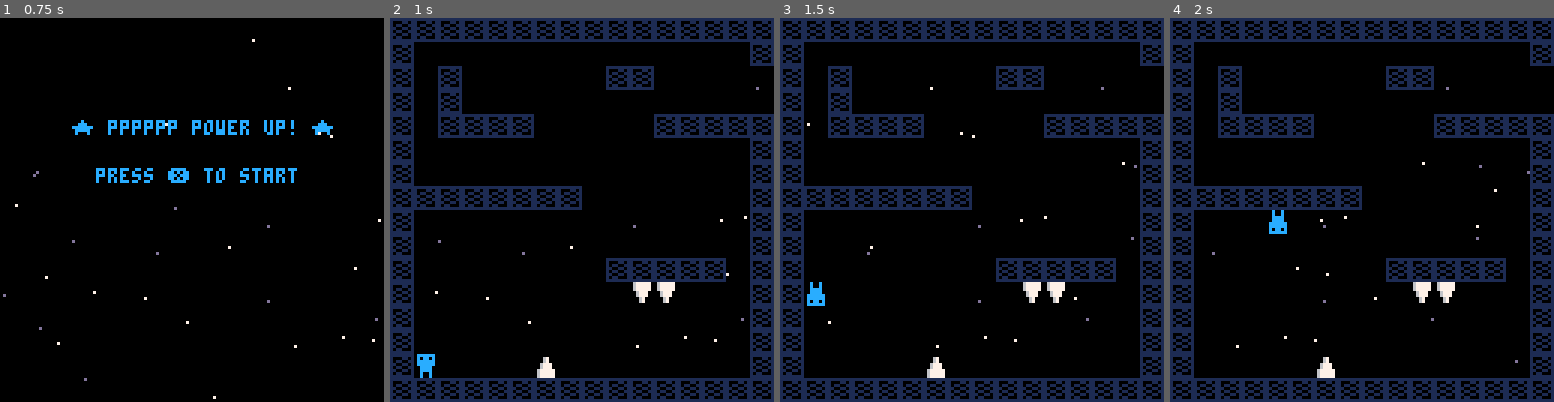
Above: before the commit, frames 1-4 (left to right).
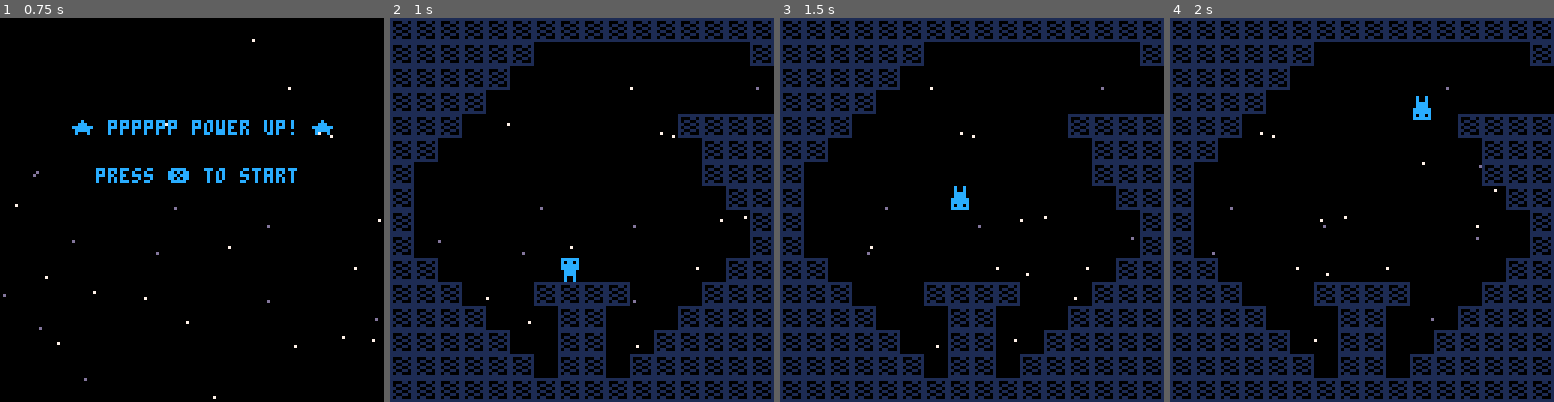
Above: after the commit, the same moments.

Repository: MokonaNico/PICO8_PPPPPP
Game: PICO-8 cartridge pppppp.p8
Two runs of this game, one before a commit and one after it. Both use one fixed random seed, a clock stepped at 60 frames per second and the inputs below.
Inputs:
- Up to frame 1 (0.75 s): tap X (X key) at 0.33 s
- Up to frame 2 (1 s): no input
- Up to frame 3 (1.5 s): tap X (X key) at 1.07 s
- Up to frame 4 (2 s): hold Right from 1.6 s (still down); tap X (X key) at 1.85 s

Frame 1 is identical in both runs. In frame 2, 21% of the frame differs, in the area x 6-94%, y 6-94%; in frame 3, 21%; in frame 4, 21%.

Commit message:
collision updated !

Diff:
--- a/pppppp.p8
+++ b/pppppp.p8
@@ -4,16 +4,15 @@
 --uuuuuu
 --by mokonanico
 
---[[
-to do list :
--main menu
--respawn point
--end title
--more platform
--music
---]]
-
-
+
+--to do list :
+
+--advanced collision (check
+-- pixel color)
+--respawn point
+--end title
+--more platform
+--music
 
 
 //0 -> menu
@@ -24,7 +23,6 @@
 function _init()
 	create_player()
 	create_stars()
-	init_respawn()
 end
 
 function _update()
@@ -35,6 +33,8 @@
 	elseif state == 1 then
 	 update_stars()
 		update_player()
+		update_checkpoint()
+		if(p.dead)coresume(c_blink)
 	elseif state == 2 then
 
 	end
@@ -45,8 +45,8 @@
 	cls()
 
 	if state == 0 then
+	 draw_stars()
 		draw_menu()
-		draw_stars()
 	elseif state == 1 then
 
 		draw_stars()
@@ -57,9 +57,7 @@
 		map(mapx,mapy,0,0,16,16)
 		palt(0,true)
 
-		draw_player()
-
-
+		if(do_draw_p) draw_player()
 
 	elseif state == 2 then
 
@@ -70,16 +68,23 @@
 -->8
 --player
 gravity=2
+sx=7
+sy=10
+spawn_coord={x=sx*8,y=sy*8}
 
 function create_player()
-	p={x=1*8,
-				y=14*8,
+	p={x=spawn_coord.x,
+				y=spawn_coord.y,
 				sprite=1,
 				speed=2,
-				grav=1}
+				grav=1,
+				dead=false}
+	do_draw_p=true
 end
 
 function update_player()
+	if(p.dead) return
+
 	newx=p.x
 	newy=p.y
 
@@ -105,13 +110,13 @@
  // object
  if check_col(p.x,p.y,1) then
  	// dead
-		respawn_player()
- end
-
- if check_col(p.x,p.y,2) then
- 	set_checkpoint()
- end
-
+ 	p.dead=true
+ 	if(p.grav==1) p.sprite=17
+ 	if(p.grav==-1)p.sprite=18
+ 	sfx(4)
+ 	c_blink=cocreate(blink)
+
+ end
 
  if (check_col(p.x,p.y-1,0) or
  				check_col(p.x,p.y+1,0)) and
@@ -123,22 +128,44 @@
 
 end
 
+function blink()
+	for i=1,6 do
+		if(i%2==0) do_draw_p=false
+		if(i%2==1) do_draw_p=true
+		for j=1,6 do
+			yield()
+		end
+	end
+	do_draw_p=true
+	respawn_player()
+end
+
 function draw_player()
-	spr(p.sprite,p.x%128,p.y%128)
+	dx=p.x%128
+	dy=p.y%128
+	spr(p.sprite,dx,dy)
 end
 
 function collision(x,y,flag)
 	mapx=flr(x/8)
 	mapy=flr(y/8)
 	tile_spr=mget(mapx,mapy)
-	return fget(tile_spr, flag)
+
+	if flag==0 then
+		return fget(tile_spr, flag)
+	else
+		return
+		 pget(x%128,y%128) != 0 and
+	  fget(tile_spr, flag)
+	end
 end
 
 function check_col(x,y,flag)
 	return collision(x,y,flag) or
 								collision(x+7,y,flag) or
 								collision(x,y+7,flag) or
-								collision(x+7,y+7,flag)
+								collision(x+7,y+7,flag) or
+								collision(x+3,y+3,flag)
 end
 
 function invert_grav()
@@ -180,23 +206,46 @@
 end
 -->8
 --respawn point handler
-last_check={x=0,y=0}
-
-function init_respawn()
-	last_check.x = p.x
-	last_check.y = p.y
-end
+last_check={x=-1,y=-1}
 
 function respawn_player()
-	p.x=last_check.x
-	p.y=last_check.y
+	if last_check.x==-1 then
+		p.x=spawn_coord.x
+		p.y=spawn_coord.y
+	else
+		p.x=last_check.x
+	 p.y=last_check.y
+	end
 	p.sprite=1
 	p.grav=1
-end
-
-function set_checkpoint()
-	last_check.x = p.x - (p.x%8)
-	last_check.y = p.y - (p.y%8)
+	p.dead=false
+end
+
+function set_checkpoint(x,y)
+	--reset last check point sprite
+	if last_check.x != -1 then
+		mapx=flr(last_check.x/8)
+  mapy=flr(last_check.y/8)
+  mset(mapx,mapy,8)
+	end
+	last_check.x = x - (x%8)
+	last_check.y = y - (y%8)
+	mapx=flr(x/8)
+ mapy=flr(y/8)
+ mset(mapx,mapy,9)
+ sfx(3)
+end
+
+function update_checkpoint()
+ if collision(p.x,p.y,2) then
+ 	set_checkpoint(p.x,p.y)
+ end
+ if collision(p.x+7,p.y,2) then
+ 	set_checkpoint(p.x+7,p.y)
+ end
+ if collision(p.x+3,p.y,2) then
+ 	set_checkpoint(p.x+3,p.y)
+ end
 end
 
 -->8
@@ -367,42 +416,44 @@
 
 
 __gff__
-0000000102020202040400000000000000000001000000000000000000000000000000010000000000000000000000000000000100000000000000000000000000000000000000000000000000000000000000000000000000000000000000000000000000000000000000000000000000000000000000000000000000000000
+0000000102020202040000000000000000000001000000000000000000000000000000010000000000000000000000000000000100000000000000000000000000000000000000000000000000000000000000000000000000000000000000000000000000000000000000000000000000000000000000000000000000000000
 0000000000000000000000000000000000000000000000000000000000000000000000000000000000000000000000000000000000000000000000000000000000000000000000000000000000000000000000000000000000000000000000000000000000000000000000000000000000000000000000000000000000000000
 __map__
-0303030303030303030303030303030303030303030303030303030303030303030303030303030303030303030303030303030303030303030303030303030303030303030303030303030303030303030303030303030303030303030303030303030303030303030303030303030303030303030303030303030303030303
-0300000000000000000000000000000303000000000000050500000000000003030505050505050505050505050505030300000000000000000000000000000000000000000000000000000000000000000000000000000000000000000000000000000000000000000000000000000000000000000000000000000000000003
-0300030000000000000303000000000000000000000000000000000000000003030000000000000000000000000000030303000000000000000000000000000000000000000000000000000000000000000000000000000000000000000000000000000000000000000000000000000000000000000000000000000000000003
-0300030000000000000000000000000000080000000000000000000000000000000000000000000000000000000000000000000000000000000000000000000000000000000000000000000000000000000000000000000000000000000000000000000000000000000000000000000000000000000000000000000000000003
-0300030303030000000000030303030303030004040000000000000404000000000800000000000303000000000000000000000000000000000000000000000000000000000000000000000000000000000000000000000000000000000000000000000000000000000000000000000000000000000000000000000000000003
-0300000000000000000000000000000303030303030303030303030303030303030300000000000000000000000000030303000000000000000000000000000000000000000000000000000000000000000000000000000000000000000000000000000000000000000000000000000000000000000000000000000000000003
-0300000000000000000000000000000303000000000000000000000000000003030000000000000000000000000000030300000000000000000000000000000000000000000000000000000000000000000000000000000000000000000000000000000000000000000000000000000000000000000000000000000000000003
-0303030303030303000000000000000303000000000000000000000000000003030000000000000000000000000000030300000000000000000000000000000000000000000000000000000000000000000000000000000000000000000000000000000000000000000000000000000000000000000000000000000000000003
-0300000000000000000000000000000303000000000000000000000000000003030000000000000000000000000000030300000000000000000000000000000000000000000000000000000000000000000000000000000000000000000000000000000000000000000000000000000000000000000000000000000000000003
-0300000000000000000000000000000303000000000000000000000000000003030000000000000000000000000000030300000000000000000000000000000000000000000000000000000000000000000000000000000000000000000000000000000000000000000000000000000000000000000000000000000000000003
-0300000000000000000303030303000303000000000000000000000000000003030000030300000000000003030000030300000000000000000000000000000000000000000000000000000000000000000000000000000000000000000000000000000000000000000000000000000000000000000000000000000000000003
-0300000000000000000005050000000303000000000000000000000000000003030000000000000000000000000000030300000000000000000000000000000000000000000000000000000000000000000000000000000000000000000000000000000000000000000000000000000000000000000000000000000000000003
-0300000000000000000000000000000303000000000000000000000000000003030000000000000000000000000000030300000000000000000000000000000000000000000000000000000000000000000000000000000000000000000000000000000000000000000000000000000000000000000000000000000000000003
-0300000000000000000000000000000303000000000000000000000000000003030000000000000000000000000000030300000000000000000000000000000000000000000000000000000000000000000000000000000000000000000000000000000000000000000000000000000000000000000000000000000000000003
-0300000000000400000000000000000303000000000000000000000000000003030404040404040404040404040404030300000000000000000000000000000000000000000000000000000000000000000000000000000000000000000000000000000000000000000000000000000000000000000000000000000000000003
-0303030303030303030303030303030303030000030303030303030300000303030303030303030303030303030303030300000000000000000000000000000000000000000000000000000000000000000000000000000000000000000000000000000000000000000000000000000000000000000000000000000000000003
-0303030303030303030303030303030303030000030303030303030300000303030303030303030303030303030303030300000000000000000000000000000000000000000000000000000000000000000000000000000000000000000000000000000000000000000000000000000000000000000000000000000000000003
-0300000000000000000000000000000000000000000000000000000000000000000000000000000000000000000000000000000000000000000000000000000000000000000000000000000000000000000000000000000000000000000000000000000000000000000000000000000000000000000000000000000000000003
-0300000000000000000000000000000000000000000000000000000000000000000000000000000000000000000000000000000000000000000000000000000000000000000000000000000000000000000000000000000000000000000000000000000000000000000000000000000000000000000000000000000000000003
-0300000000000000000000000000000000000000000000000000000000000000000000000000000000000000000000000000000000000000000000000000000000000000000000000000000000000000000000000000000000000000000000000000000000000000000000000000000000000000000000000000000000000003
-0300000000000000000000000000000000000000000000000000000000000000000000000000000000000000000000000000000000000000000000000000000000000000000000000000000000000000000000000000000000000000000000000000000000000000000000000000000000000000000000000000000000000003
-0300000000000000000000000000000000000000000000000000000000000000000000000000000000000000000000000000000000000000000000000000000000000000000000000000000000000000000000000000000000000000000000000000000000000000000000000000000000000000000000000000000000000003
-0300000000000000000000000000000000000000000000000000000000000000000000000000000000000000000000000000000000000000000000000000000000000000000000000000000000000000000000000000000000000000000000000000000000000000000000000000000000000000000000000000000000000003
-0300000000000000000000000000000000000000000000000000000000000000000000000000000000000000000000000000000000000000000000000000000000000000000000000000000000000000000000000000000000000000000000000000000000000000000000000000000000000000000000000000000000000003
-0300000000000000000000000000000000000000000000000000000000000000000000000000000000000000000000000000000000000000000000000000000000000000000000000000000000000000000000000000000000000000000000000000000000000000000000000000000000000000000000000000000000000003
-0300000000000000000000000000000000000000000000000000000000000000000000000000000000000000000000000000000000000000000000000000000000000000000000000000000000000000000000000000000000000000000000000000000000000000000000000000000000000000000000000000000000000003
-0300000000000000000000000000000000000000000000000000000000000000000000000000000000000000000000000000000000000000000000000000000000000000000000000000000000000000000000000000000000000000000000000000000000000000000000000000000000000000000000000000000000000003
-0300000000000000000000000000000000000000000000000000000000000000000000000000000000000000000000000000000000000000000000000000000000000000000000000000000000000000000000000000000000000000000000000000000000000000000000000000000000000000000000000000000000000003
-0300000000000000000000000000000000000000000000000000000000000000000000000000000000000000000000000000000000000000000000000000000000000000000000000000000000000000000000000000000000000000000000000000000000000000000000000000000000000000000000000000000000000003
-0300000000000000000000000000000000000000000000000000000000000000000000000000000000000000000000000000000000000000000000000000000000000000000000000000000000000000000000000000000000000000000000000000000000000000000000000000000000000000000000000000000000000003
-0300000000000000000000000000000000000000000000000000000000000000000000000000000000000000000000000000000000000000000000000000000000000000000000000000000000000000000000000000000000000000000000000000000000000000000000000000000000000000000000000000000000000003
-0300000000000000000000000000000000000000000000000000000000000000000000000000000000000000000000000000000000000000000000000000000000000000000000000000000000000000000000000000000000000000000000000000000000000000000000000000000000000000000000000000000000000003
-…(4 lines of a section not shown)…
+0303030303030303030303030303030303030303030303030303030303030303030303030303030303030303030303031313131313131313131313131313131303030303030303030303030303030303030303030303030303030303030303030303030303030303030303030303030303030303030303030303030303030303
+0303030303030000000000000000000303000000000000050500000000000003030505050505050505050505050505031300000000130000000000000000000000000000000000000000000000000000000000000000000000000000000000000000000000000000000000000000000000000000000000000000000000000003
+0303030303000000000000000000000000000000000000000000000000000003030000000000000000000000000000031313000000130000000000000000000000000000000000000000000000000000000000000000000000000000000000000000000000000000000000000000000000000000000000000000000000000003
+0303030300000000000000000000000000080000000000000000000000000000000000000000000000000000000000000000000000130000000000000000000000000000000000000000000000000000000000000000000000000000000000000000000000000000000000000000000000000000000000000000000000000003
+0303030000000000000000000303030303030004040000000000000404000000000800000000000303000000000000000008000000130000000000000000000000000000000000000000000000000000000000000000000000000000000000000000000000000000000000000000000000000000000000000000000000000003
+0303000000000000000000000003030303030303030303030303030303030303030300000000000000000000000000031313000000130000000000000000000000000000000000000000000000000000000000000000000000000000000000000000000000000000000000000000000000000000000000000000000000000003
+0300000000000000000000000003030303000000000000000000000000000003030000000000000000000000000000031300000000130000000000000000000000000000000000000000000000000000000000000000000000000000000000000000000000000000000000000000000000000000000000000000000000000003
+0300000000000000000000000000030303000000000000000000000000000003030000000000000000000000000000031300000000130000000000000000000000000000000000000000000000000000000000000000000000000000000000000000000000000000000000000000000000000000000000000000000000000003
+0300000000000000000000000000000303000000000000000000000000000003030000000000000000000000000000031300000404130000000000000000000000000000000000000000000000000000000000000000000000000000000000000000000000000000000000000000000000000000000000000000000000000003
+0300000000000000000000000000000303000000000000000000000000000003030000000000000000000000000000031300001313130000000000000000000000000000000000000000000000000000000000000000000000000000000000000000000000000000000000000000000000000000000000000000000000000003
+0303000000000000000000000000030303000000000000000000000000000003030000030300000000000003030000031300001313130000000000000000000000000000000000000000000000000000000000000000000000000000000000000000000000000000000000000000000000000000000000000000000000000003
+0303030000000303030300000003030303000000000000000000000000000003030000000000000000000000000000031300000000130000000000000000000000000000000000000000000000000000000000000000000000000000000000000000000000000000000000000000000000000000000000000000000000000003
+0303030300000003030000000303030303000000000000000000000000000003030000000000000000000000000000031300000000130000000000000000000000000000000000000000000000000000000000000000000000000000000000000000000000000000000000000000000000000000000000000000000000000003
+0303030303000003030000030303030303000000000000000000000000000003030000000000000000000000000000031300000000130000000000000000000000000000000000000000000000000000000000000000000000000000000000000000000000000000000000000000000000000000000000000000000000000003
+0303030303030003030003030303030303000000000000000000000000000003030404040404040404040404040404031304040000130000000000000000000000000000000000000000000000000000000000000000000000000000000000000000000000000000000000000000000000000000000000000000000000000003
+0303030303030303030303030303030303030000030303030303030300000303030303030303030303030303030303031313130000130000000000000000000000000000000000000000000000000000000000000000000000000000000000000000000000000000000000000000000000000000000000000000000000000003
+1313131313131313131313131313131313130000131313131313131300001313131313131313131313131313131313131313130000130000000000000000000000000000000000000000000000000000000000000000000000000000000000000000000000000000000000000000000000000000000000000000000000000003
+1300000000000000000000000000000000000000000000000000000000000000000000000000000000000000000000131300000000130000000000000000000000000000000000000000000000000000000000000000000000000000000000000000000000000000000000000000000000000000000000000000000000000003
+1300000000000000000000000000000000000000000000000000000000000000000000000000000000000000000000131300000000130000000000000000000000000000000000000000000000000000000000000000000000000000000000000000000000000000000000000000000000000000000000000000000000000003
+1300000000000000000000000000000000000000000000000000000000000000000000000000000000000000000000131300000000130000000000000000000000000000000000000000000000000000000000000000000000000000000000000000000000000000000000000000000000000000000000000000000000000003
+1300000000000000000000000000000000000000000000000000000000000000000000000000000000000000000000131300000404130000000000000000000000000000000000000000000000000000000000000000000000000000000000000000000000000000000000000000000000000000000000000000000000000003
+1300000000000000000000000000000000000000000000000000000000000013130000000000000000000000000000131300001313130000000000000000000000000000000000000000000000000000000000000000000000000000000000000000000000000000000000000000000000000000000000000000000000000003
+1300000000000000000000000000000000000000000000000000000000000013130000000000000000000000000000131300001313130000000000000000000000000000000000000000000000000000000000000000000000000000000000000000000000000000000000000000000000000000000000000000000000000003
+1300000000000000000000000000000000000000000000000000000000000013130000000000000000000000000000131300000000130000000000000000000000000000000000000000000000000000000000000000000000000000000000000000000000000000000000000000000000000000000000000000000000000003
+1300000000000000000000000000000000000000000000000000000000000013130000000000000000000000000000131304000404130000000000000000000000000000000000000000000000000000000000000000000000000000000000000000000000000000000000000000000000000000000000000000000000000003
+1300000000000000000000000000000000000000000000000000000000000013130000000000000000000000000000131313001313130000000000000000000000000000000000000000000000000000000000000000000000000000000000000000000000000000000000000000000000000000000000000000000000000003
+1300000000000000000000000000000000000000000000000000000000000013130000000000000000000000000000131300000000130000000000000000000000000000000000000000000000000000000000000000000000000000000000000000000000000000000000000000000000000000000000000000000000000003
+1300000000000000000000000000000000000000000000000000000000000013130000000000000000000000000000131300000000130000000000000000000000000000000000000000000000000000000000000000000000000000000000000000000000000000000000000000000000000000000000000000000000000003
+1300000000000000000000000000000000000000000000000000000000000013130000000000000000000000000000131300000000130000000000000000000000000000000000000000000000000000000000000000000000000000000000000000000000000000000000000000000000000000000000000000000000000003
+1300000000000000000000000000000000000000000000000000000000000013130000000000000000000000000000131300000000130000000000000000000000000000000000000000000000000000000000000000000000000000000000000000000000000000000000000000000000000000000000000000000000000003
+1300000000000000000000000000000000000000000000000000000000000013130000000000000000000000000000131304040004130000000000000000000000000000000000000000000000000000000000000000000000000000000000000000000000000000000000000000000000000000000000000000000000000003
+1300000000000000000000000000000000000000000000000000000000000013131300001313131313131313131313131313130013130000000000000000000000000000000000000000000000000000000000000000000000000000000000000000000000000000000000000000000000000000000000000000000000000003
+…(6 lines of a section not shown)…
Not shown, changed: 40 lines of the sprite sheet (__gfx__) section of pppppp.p8
Not shown, changed: the sound effects (__sfx__) section of pppppp.p8
